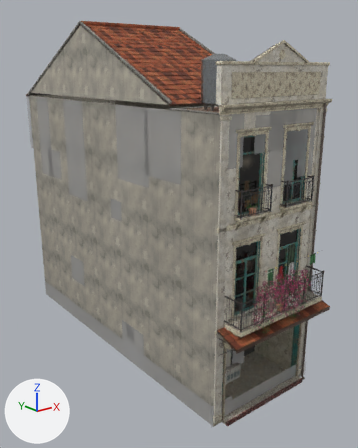
The glTF model assets/models/city/colonial_3f_w5_white.glb as it was, and as the next commit left it.
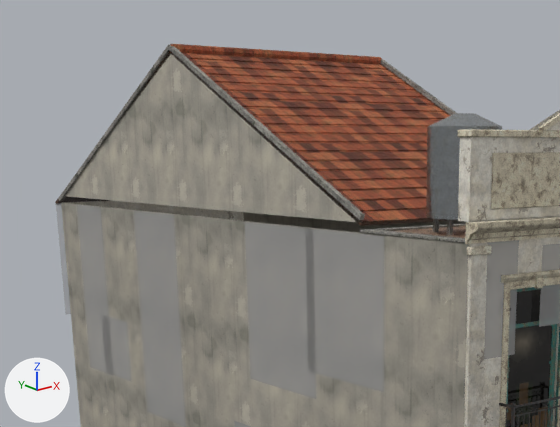
There are two pictures of each version: one whole from a 50 mm lens placed at (-12.68, -10.78, 12.19), pointed at (0.48, 5.67, 5.6), one close up on the part from 0% to 74% of the width and 0% to 45% of the height. Every picture has the same lights, and +X, +Y and +Z are marked at lower left. The older version's two pictures come first. Objects named as collision shapes, trigger or cutter boxes, shadow casters or lower levels of detail are left out. Where no turn or scale is listed for an object, it has been applied to the vertices. Vertices at exactly the same position are counted once.

In view in the first close-up: 'colonial_3f_w5_white_clutter', 'colonial_3f_w5_white_detail', 'colonial_3f_w5_white_shell'.
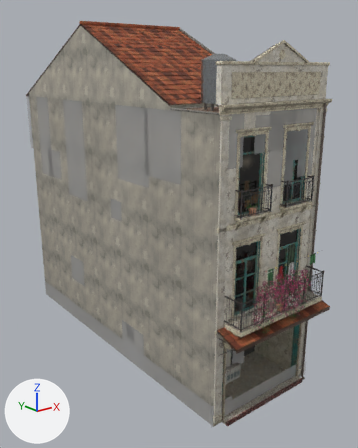
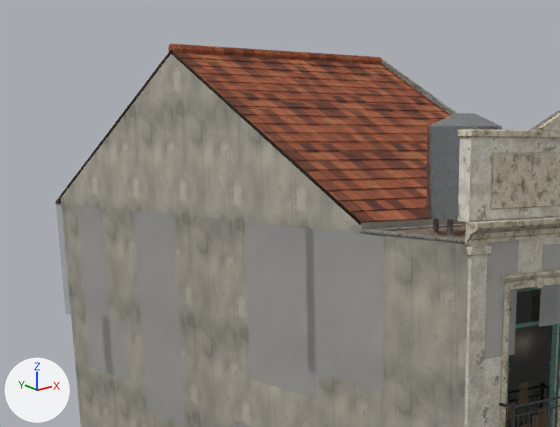
Where the change shows, as pixel boxes [x1, y1, x2, y2] in the close-ups (560 x 427 px):
part 1 of me_colonial_3f_w5_white_shell, deleted: before [58, 44, 365, 220]
part 2 of me_colonial_3f_w5_white_shell, added: after [61, 196, 466, 233]

The change, as a list of edits to the scene's bpy script:
```text
Change me_colonial_3f_w5_white_shell:
    used by ob_colonial_3f_w5_white_shell; location = (0.0, 0.0, 0.0)
    verts and faces of me_colonial_3f_w5_white_shell; kept vertices keep their numbers, new ones are numbered from 3724
    before: 717 (2.5, 14.0, 10.9), 1085 (-2.5, 14.0, 10.9) at pixel (61, 202), 3621 (-2.5, 14.0, 11.1) at pixel (60, 195), 3622 (-2.5, 2.4, 11.1) at pixel (361, 222), 3623 (2.5, 2.4, 11.1)
    before: 3624 (2.5, 14.0, 11.1), 3626 (-2.5, 2.4, 10.9) at pixel (361, 232), 3627 (2.5, 2.4, 10.9)
    remove me_colonial_3f_w5_white_shell.from_pydata(...)  # 3724 vertices, 5937 faces; spans x -2.6..2.6, y -1.0..14.4, z 0.0..14.0
    add me_colonial_3f_w5_white_shell.from_pydata(...)  # 3712 vertices, 5925 faces; spans x -2.6..2.6, y -1.0..14.4, z 0.0..14.0
    me_colonial_3f_w5_white_shell part 1: the loose piece of 12 vertices spanning x -2.5, y 2.4..14.0, z 10.9..14.0 is deleted
    me_colonial_3f_w5_white_shell part 2
    add faces += [(1085, 3622, 3621), (1085, 3626, 3622), (717, 3624, 3627), (3623, 3627, 3624), (3623, 3626, 3627), (3622, 3626, 3623)]  # mat_arch_cement_render
    add faces += [(717, 3621, 3624), (717, 1085, 3621)]  # mat_arch_cement_render
```
